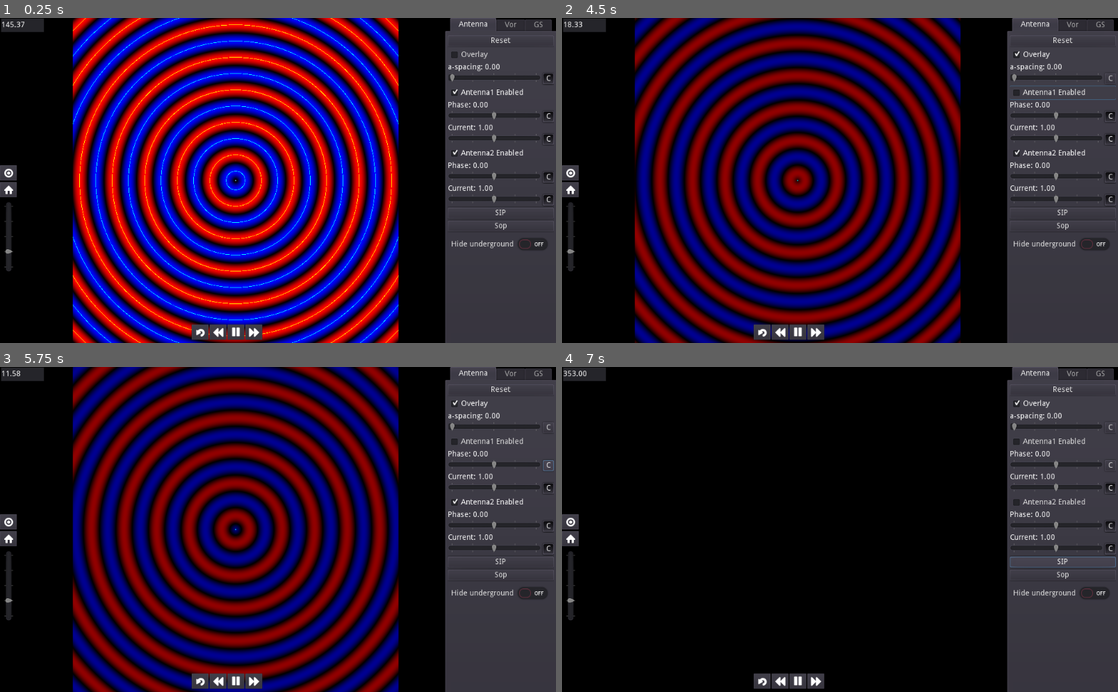
Above: before the commit, frames 1-4 (two rows, left to right).
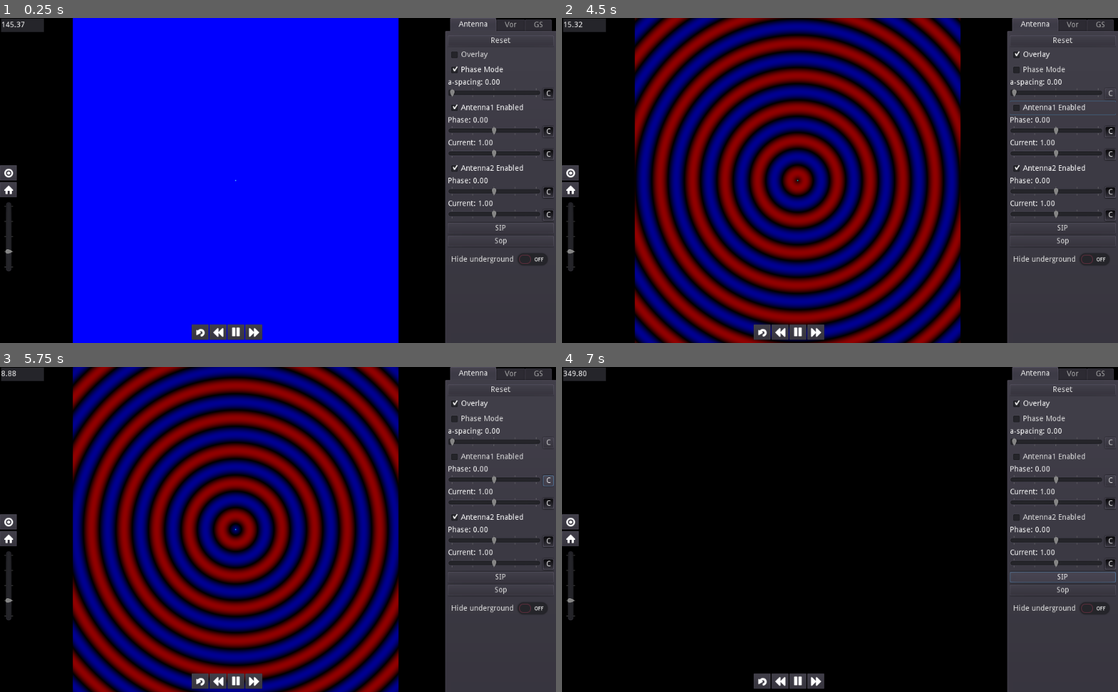
Above: after the commit, the same moments.

Repository: scapegoat57/NavSim
Game: Godot game, scene res://AntennaGraph.tscn
The game is run twice, just before and just after one commit, with the same random seed, the same clock (stepped at 60 frames per second) and the same inputs.
Inputs (mouse positions are in pixels of both pictures, inside the frame that each line leads up to):
- Up to frame 1 (0.25 s): no input
- Up to frame 2 (4.5 s): click (1062, 70) at 0.5 s, where only the run after the commit has a clickable "Phase Mode"; click (778, 333) at 1.25 s; click (817, 333) at 2 s; click "Overlay" at 2.75 s; click "C" at 3.5 s; click "Antenna1 Enabled" at 4.25 s
- Up to frame 3 (5.75 s): click "C" at 5 s
- Up to frame 4 (7 s): click "Antenna2 Enabled" at 5.75 s; click "SIP" at 6.5 s

The runs differ from the first frame. In frame 1, 56% of the frame differs, in the area x 13-100%, y 0-100%; in frame 2, 3.7%; in frame 3, 3.6%; in frame 4, 3.8%.

Commit message:
added phase mode toggle

Diff:
--- a/project/AntennaGraph.tscn
+++ b/project/AntennaGraph.tscn
@@ -198,6 +198,12 @@
 margin_bottom = 48.0
 text = "Overlay"
 
+[node name="PhaseModeButton" type="CheckBox" parent="TabContainer/Antenna/GraphControls"]
+margin_top = 24.0
+margin_right = 195.0
+margin_bottom = 48.0
+text = "Phase Mode"
+
 [node name="SliderLabel" parent="TabContainer/Antenna/GraphControls" instance=ExtResource( 7 )]
 anchor_right = 0.0
 anchor_bottom = 0.0
@@ -781,7 +787,7 @@
 
 [node name="GSControls" type="VBoxContainer" parent="TabContainer/GS"]
 margin_right = 195.0
-margin_bottom = 564.0
+margin_bottom = 584.0
 size_flags_horizontal = 3
 size_flags_vertical = 3
 script = ExtResource( 8 )
@@ -1056,6 +1062,12 @@
 margin_right = 195.0
 margin_bottom = 556.0
 text = "Swap"
+
+[node name="PhaseModeButton" type="CheckBox" parent="TabContainer/GS/GSControls"]
+margin_top = 560.0
+margin_right = 195.0
+margin_bottom = 584.0
+text = "Phase Mode"
 
 [node name="RulerVisibleButton" type="Button" parent="."]
 anchor_top = 0.5
@@ -1100,6 +1112,7 @@
 [connection signal="pressed" from="GraphContainer/Graph/HBoxContainer/IncreaseButton" to="GraphContainer/Graph" method="increase_time_scale" binds= [ 2 ]]
 [connection signal="pressed" from="TabContainer/Antenna/GraphControls/ResetButton" to="TabContainer/Antenna/GraphControls" method="_on_ResetButton_pressed"]
 [connection signal="toggled" from="TabContainer/Antenna/GraphControls/overlay_button" to="GraphContainer/Graph" method="_on_overlay_button_toggled"]
+[connection signal="toggled" from="TabContainer/Antenna/GraphControls/PhaseModeButton" to="GraphContainer/Graph" method="set_phase_mode"]
 [connection signal="value_changed" from="TabContainer/Antenna/GraphControls/ASpaceHBox/ASpaceSlider" to="GraphContainer/Graph" method="set_pos_with_a_spacing" binds= [ 1, 2 ]]
 [connection signal="toggled" from="TabContainer/Antenna/GraphControls/Antenna1Enabled" to="GraphContainer/Graph" method="toggle_antenna" binds= [ 1 ]]
 [connection signal="value_changed" from="TabContainer/Antenna/GraphControls/Antenna1Phase/Antenna1PhaseSlider" to="GraphContainer/Graph" method="set_antenna_phase" binds= [ 1 ]]
@@ -1140,6 +1153,7 @@
 [connection signal="toggled" from="TabContainer/GS/GSControls/PathWidthButton" to="TabContainer/GS/GSControls" method="_on_PathWidthButton_toggled"]
 [connection signal="toggled" from="TabContainer/GS/GSControls/PEWButton" to="TabContainer/GS/GSControls" method="_on_PEWButton_toggled"]
 [connection signal="pressed" from="TabContainer/GS/GSControls/Button" to="TabContainer/GS/GSControls" method="_on_Swap_pressed"]
+[connection signal="toggled" from="TabContainer/GS/GSControls/PhaseModeButton" to="GraphContainer/Graph" method="set_phase_mode"]
 [connection signal="toggled" from="RulerVisibleButton" to="GraphContainer/Graph/AngleRuler" method="set_visible"]
 [connection signal="pressed" from="HomeButton" to="GraphContainer/Graph" method="set_origin" binds= [ Vector2( 0, 0 ) ]]
 [connection signal="value_changed" from="ZoomSlider" to="GraphContainer/Graph" method="set_zoom_level"]
--- a/project/graph_controls.gd
+++ b/project/graph_controls.gd
@@ -10,6 +10,7 @@
 	if get_parent().visible:
 		graph_node.set_zoom_level(10)
 		graph_node.set_origin(Vector2.ZERO)
+		$PhaseModeButton.pressed=true
 		_on_ResetButton_pressed()
 
 
--- a/project/radiation_graph.gd
+++ b/project/radiation_graph.gd
@@ -133,3 +133,6 @@
 func set_origin(value):
 	origin=value
 	material.set_shader_param("origin",value)
+
+func set_phase_mode(value):
+	material.set_shader_param("phase_mode",value)
--- a/project/radiation_material.tres
+++ b/project/radiation_material.tres
@@ -28,3 +28,4 @@
 shader_param/time_shift = 0.0
 shader_param/overlay = false
 shader_param/hide_below_ground = false
+shader_param/phase_mode = false
--- a/project/radiation_shader.tres
+++ b/project/radiation_shader.tres
@@ -34,6 +34,7 @@
 uniform float time_shift=0;
 uniform bool overlay=false;
 uniform bool hide_below_ground=false;
+uniform bool phase_mode=false;
 
 vec2 uv_to_world(vec2 value)
 {
@@ -44,11 +45,19 @@
 {
 	if (hide_below_ground && field_position.y<0.0)
 		return 0.0;
+
 	vec2 direction=field_position - antenna_position;
 	float dist=length(direction);
 	float intensity=sin(freq * dist * TWO_PI - radians(phase) - (timer)+time_shift);
 	//intensity*=0.5;
 	return intensity;
+}
+
+float phase_from(vec2 antenna_position, vec2 field_position, float phase)
+{
+	vec2 direction = field_position - antenna_position;
+	float dist = radians(phase) - length(direction) * TWO_PI;
+	return dist;
 }
 
 float circle(vec2 dot_pos, vec2 world_pos,float radius)
@@ -63,17 +72,38 @@
 
 	total_enabled=max(total_enabled,1.75);
 	float amp_share = 1.0/total_enabled;
-	float ant1 = intensity_from(ant1_pos, world_pos, ant1_phase) * ant1_amplitude * ant1_enabled / total_enabled;
-	float ant2 = intensity_from(ant2_pos, world_pos, ant2_phase) * ant2_amplitude * ant2_enabled / total_enabled;
-	float ant3 = intensity_from(ant3_pos, world_pos, ant3_phase) * ant3_amplitude * ant3_enabled / total_enabled;
-	float ant4 = intensity_from(ant4_pos, world_pos, ant4_phase) * ant4_amplitude * ant4_enabled / total_enabled;
-	float total= ant1 + ant2 + ant3 + ant4;
-//	total=total/total_enabled;
-	if (overlay)
-		COLOR=vec4(-min(0,ant1)-min(0,ant2)-min(0,ant3)-min(0,ant4),0,
-					max(0,ant1)+max(0,ant2)+max(0,ant3)+max(0,ant4),1);
+	if (!phase_mode)
+	{
+		float ant1 = intensity_from(ant1_pos, world_pos, ant1_phase) * ant1_amplitude * ant1_enabled / total_enabled;
+		float ant2 = intensity_from(ant2_pos, world_pos, ant2_phase) * ant2_amplitude * ant2_enabled / total_enabled;
+		float ant3 = intensity_from(ant3_pos, world_pos, ant3_phase) * ant3_amplitude * ant3_enabled / total_enabled;
+		float ant4 = intensity_from(ant4_pos, world_pos, ant4_phase) * ant4_amplitude * ant4_enabled / total_enabled;
+		float total= ant1 + ant2 + ant3 + ant4;
+		//	total=total/total_enabled;
+		if (overlay)
+			COLOR=vec4(-min(0,ant1)-min(0,ant2)-min(0,ant3)-min(0,ant4),0,
+						max(0,ant1)+max(0,ant2)+max(0,ant3)+max(0,ant4),1);
+		else
+			COLOR = vec4(-total,step(0.999,abs(total)),total,1);
+	}
 	else
-		COLOR = vec4(-total,step(0.999,abs(total)),total,1);
+	{
+		float phase1=phase_from(ant1_pos, world_pos, ant1_phase);
+		vec2 phase1_vec=vec2(cos(phase1), sin(phase1)) * ant1_enabled;
+		float phase2=phase_from(ant2_pos, world_pos, ant2_phase);
+		vec2 phase2_vec=vec2(cos(phase2), sin(phase2)) * ant2_enabled;
+		float phase3=phase_from(ant3_pos, world_pos, ant3_phase);
+		vec2 phase3_vec=vec2(cos(phase3), sin(phase3)) * ant3_enabled;
+		float phase4=phase_from(ant4_pos, world_pos, ant4_phase);
+		vec2 phase4_vec=vec2(cos(phase4), sin(phase4)) * ant4_enabled;
+		float phase_reference= phase_from(vec2(0,0), world_pos, 0.0);
+		vec2 reference_vec= vec2(cos(phase_reference), sin(phase_reference));
+
+		vec2 total_vec=phase1_vec+phase2_vec+phase3_vec+phase4_vec;
+
+		float dott=dot(total_vec, reference_vec);
+		COLOR=vec4(max(0, -dott), 0, max(0, dott), 1);
+	}
 	COLOR=mix(COLOR,vec4(1,0,1,1),circle(ant1_pos,uv_to_world(UV.xy),0.0001) * ant1_enabled);
 	COLOR=mix(COLOR,vec4(0,1,1,1),circle(ant2_pos,uv_to_world(UV.xy),0.0001) * ant2_enabled);
 	COLOR=mix(COLOR,vec4(1,1,0,1),circle(ant3_pos,uv_to_world(UV.xy),0.0001) * ant3_enabled);
